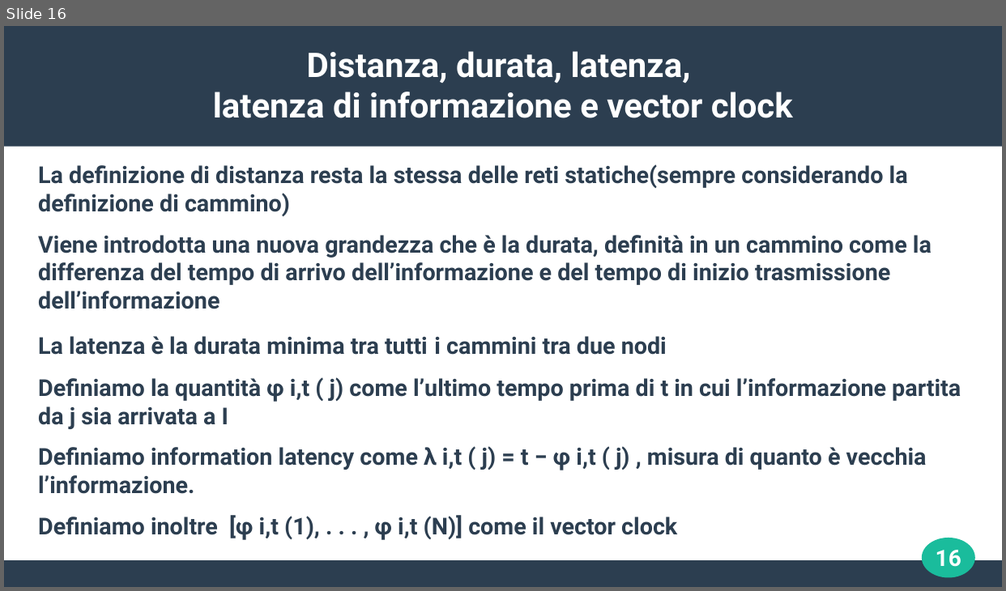
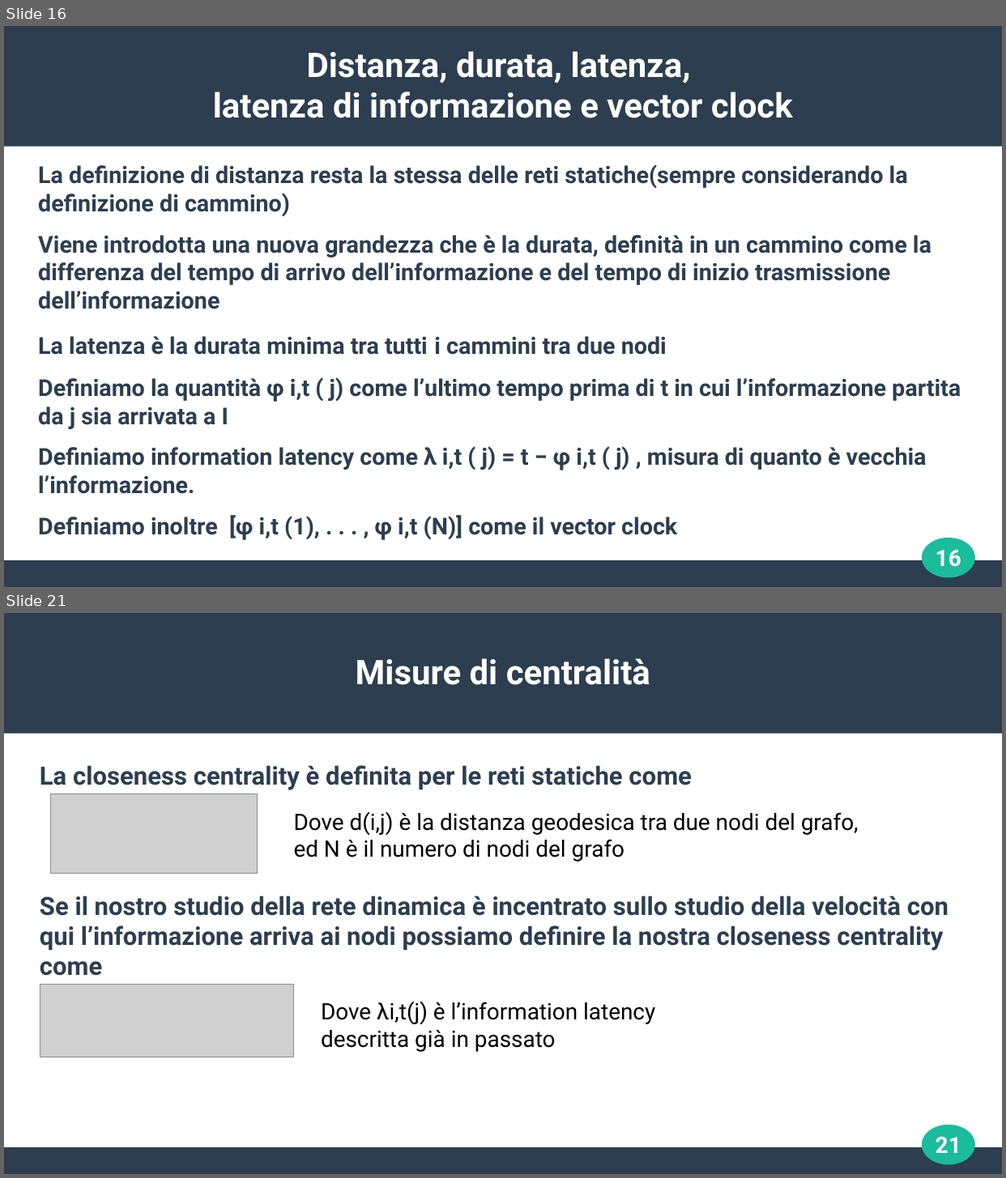
Before and after one commit to josura/appunti_e_cose_condivise, a slide deck: Data_mining/seminario/seminario_TemporalNetwork-GL.odp. Shown one above the other, each under a label of ours: slide 16 before the commit, slides 16 and 21 after it; the slides between them are not shown. The pictures are 1006x591 and 1006x1178 pixels, drawn with LibreOffice and Linux fonts; fonts in the diff are those of the drawing; grey boxes stand for pictures. Boxes give left, top, right and bottom in pixels: in the first picture for what was removed or moved away, otherwise in the second. Text is boxed around its words. In the diff, an @@ line names an element or a change of style, - is before the commit and + after.

```diff
--- a/Data_mining/seminario/seminario_TemporalNetwork-GL.odp
+++ b/Data_mining/seminario/seminario_TemporalNetwork-GL.odp
@@ slide 21 added at box(4, 613, 1002, 1174), background #FFFFFF; not listed: 3 template elements that a slide beside it also shows @@
@@ title added at box(356, 658, 650, 685), 27 pt, text #FFFFFF, bold @@
+Misure di centralità
@@ text added at box(40, 765, 948, 976), 20 pt, text #2C3E50, bold @@
+La closeness centrality è definita per le reti statiche come
+Se il nostro studio della rete dinamica è incentrato sullo studio della velocità con qui l’informazione arriva ai nodi possiamo definire la nostra closeness centrality come
@@ picture added at box(50, 794, 258, 874) @@
@@ text added at box(294, 811, 859, 862), 18 pt, text #000000 @@
+Dove d(i,j) è la distanza geodesica tra due nodi del grafo, ed N è il numero di nodi del grafo
@@ picture added at box(40, 984, 294, 1058) @@
@@ text added at box(321, 1001, 655, 1052), 18 pt, text #000000 @@
+Dove λi,t(j) è l’information latency descritta già in passato
@@ page number added at box(936, 1137, 961, 1153), 18 pt, text #FFFFFF, bold @@
+21
```
Also in this commit, not shown: 7 slides changed, 23 other slides added, 1 other file.
